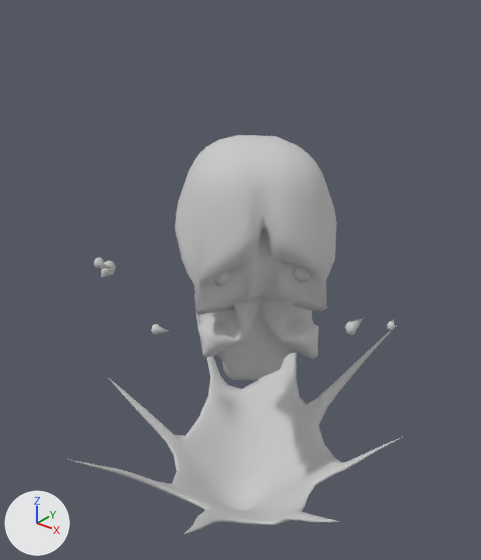
An edit to the FBX model Assets/Resources/meshes/units/faces_tower.FBX, drawn before and after from the same camera.
One viewpoint serves both versions: a camera (50 mm lens) standing at (0.618, -0.789, 0.931) and looking at (-0.015, 0.003, 0.44). Every picture has the same lights, and +X, +Y and +Z are marked at lower left. Where no turn or scale is listed for an object, it has been applied to the vertices.

The older version as bpy lines, for what is in view:
```python
me_mesh = bpy.data.meshes.new('Mesh')
me_mesh.from_pydata(...)  # 674 vertices, 1344 faces; spans x -354.0..353.0, y -353.0..471.0, z -136.0..816.0
me_mesh.materials.append(mat_06___default)  # light grey #cacaca
me_mesh_001 = bpy.data.meshes.new('Mesh.001')
me_mesh_001.from_pydata(...)  # 154 vertices, 284 faces; spans x -10.9..10.8, y -9.0..9.7, z -2.4..2.7
me_mesh_001.materials.append(mat_default)  # light grey #cacaca
me_mesh_002 = bpy.data.meshes.new('Mesh.002')
me_mesh_002.from_pydata(...)  # 992 vertices, 1948 faces; spans x -0.143..0.141, y -0.142..0.14, z -0.217..0.217
me_mesh_002.materials.append(mat_default_001)  # light grey #cacaca
ob_cone009 = bpy.data.objects.new('Cone009', me_mesh)
ob_cone009.location = (0.0, 0.0, 0.0)
ob_cone009.rotation_euler = (0.0, 0.0, 0.355)  # degrees (0, 0, 20)
ob_cone009.scale = (0.000808, 0.000808, 0.000454)
ob_cylinder014 = bpy.data.objects.new('Cylinder014', me_mesh_002)
ob_cylinder014.location = (0.011, 0.006, 0.467)
ob_sphere014 = bpy.data.objects.new('Sphere014', me_mesh_001)
ob_sphere014.location = (-0.0094, 0.0125, 0.491)
ob_sphere014.rotation_euler = (3.055, -0.00913, 0.355)  # degrees (175, -0.5, 20)
ob_sphere014.scale = (0.0237, 0.0288, 0.0288)
```
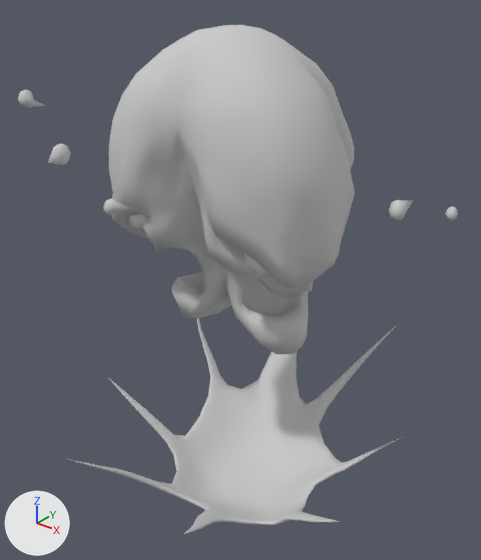
The change, as a diff of the scene's bpy script:
```diff
--- a/Assets/Resources/meshes/units/faces_tower.FBX.py
+++ b/Assets/Resources/meshes/units/faces_tower.FBX.py
@@ me_mesh_002_1 @@
+me_mesh_002_1.from_pydata(...)  # 880 vertices, 1756 faces; spans x -7.9..8.0, y -6.6..8.5, z -8.2..10.8
+me_mesh_002_1.materials.append(mat_default_001)  # light grey #cacaca
@@ me_mesh_008 @@
+me_mesh_008.from_pydata([(0.0, 0.0, 1.08), (1.08, 0.0, 0.0), (0.0, 1.08, 0.0), (-1.08, 0.0, 0.0), (0.0, -1.08, 0.0), (0.76, 0.0, 0.76), (0.0, 0.76, 0.76), (-0.76, 0.0, 0.76), (0.0, -0.76, 0.76), (0.76, 0.76, 0.0), (-0.76, 0.76, 0.0), (-0.76, -0.76, 0.0), (0.76, -0.76, 0.0), (0.0, 0.0, 0.0)], [], [(0, 5, 6), (5, 1, 9), (5, 9, 6), (6, 9, 2), (0, 6, 7), (6, 2, 10), (6, 10, 7), (7, 10, 3), (0, 7, 8), (7, 3, 11), (7, 11, 8), (8, 11, 4), (0, 8, 5), (8, 4, 12), (8, 12, 5), (5, 12, 1), (9, 1, 13), (2, 9, 13), (10, 2, 13), (3, 10, 13), (11, 3, 13), (4, 11, 13), (12, 4, 13), (1, 12, 13)])
@@ ob_cylinder014 @@
-ob_cylinder014 = bpy.data.objects.new('Cylinder014', me_mesh_002)
-ob_cylinder014.location = (0.011, 0.006, 0.467)
@@ ob_sphere014 @@
 ob_sphere014 = bpy.data.objects.new('Sphere014', me_mesh_001)
-ob_sphere014.location = (-0.0094, 0.0125, 0.491)
-ob_sphere014.rotation_euler = (3.055, -0.00913, 0.355)  # degrees (175, -0.5, 20)
-ob_sphere014.scale = (0.0237, 0.0288, 0.0288)
+ob_sphere014.parent = ob_cone009
+ob_sphere014.location = (-5.531, 18.55, 1555.0)
+ob_sphere014.rotation_euler = (3.053, -0.00934, 0.0000172)  # degrees (175, -0.5, 0)
+ob_sphere014.scale = (36.7, 45.1, 79.3)
@@ ob_group10359 @@
+ob_group10359 = bpy.data.objects.new('Group10359', me_mesh_002_1)
+ob_group10359.parent = ob_cone009
+ob_group10359.location = (0.0, 0.0, 1262.0)
+ob_group10359.rotation_euler = (0.0873, 0.0, -0.355)  # degrees (5, 0, -20)
+ob_group10359.scale = (31.4, 31.7, 55.8)
@@ ob_geosphere010 @@
+ob_geosphere010 = bpy.data.objects.new('GeoSphere010', me_mesh_008)
+ob_geosphere010.parent = ob_group10359
+ob_geosphere010.location = (-4.44, -4.563, 0.0867)
+ob_geosphere010.rotation_euler = (-1.213, -0.122, -0.585)  # degrees (-69, -7, -34)
+ob_geosphere010.scale = (-1.0, -1.0, -1.0)
```

Where the change shows, as pixel boxes [x1, y1, x2, y2] in the pictures (481 x 560 px):
'Group10359', added
    after: [109, 25, 355, 354]
'Cylinder014', deleted
    before: [175, 135, 337, 380]
'Sphere014', moved, turned, rescaled
    before: [94, 257, 395, 335]
    after: [18, 89, 458, 221]
'GeoSphere010', added
    after: [128, 214, 146, 230]
